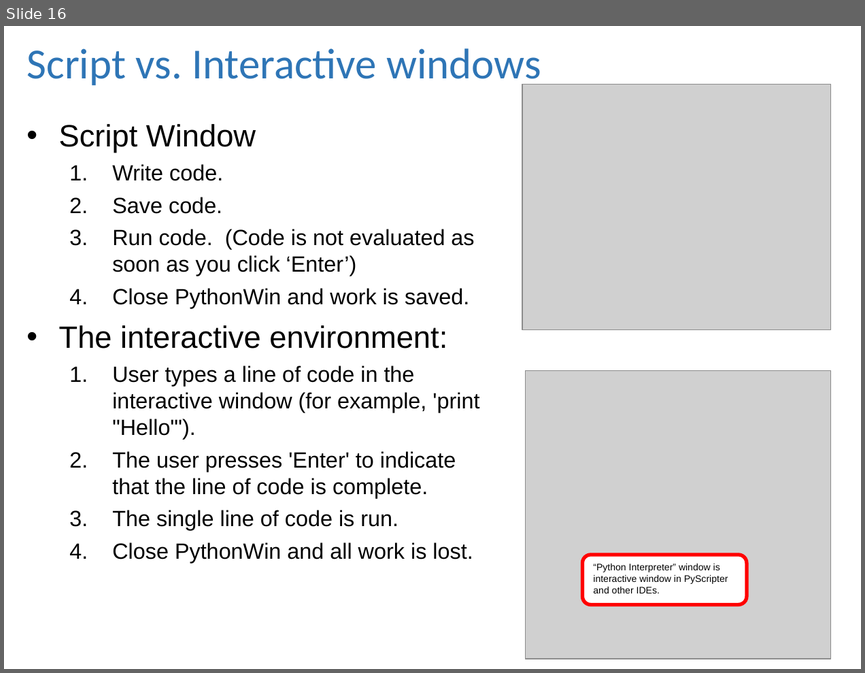
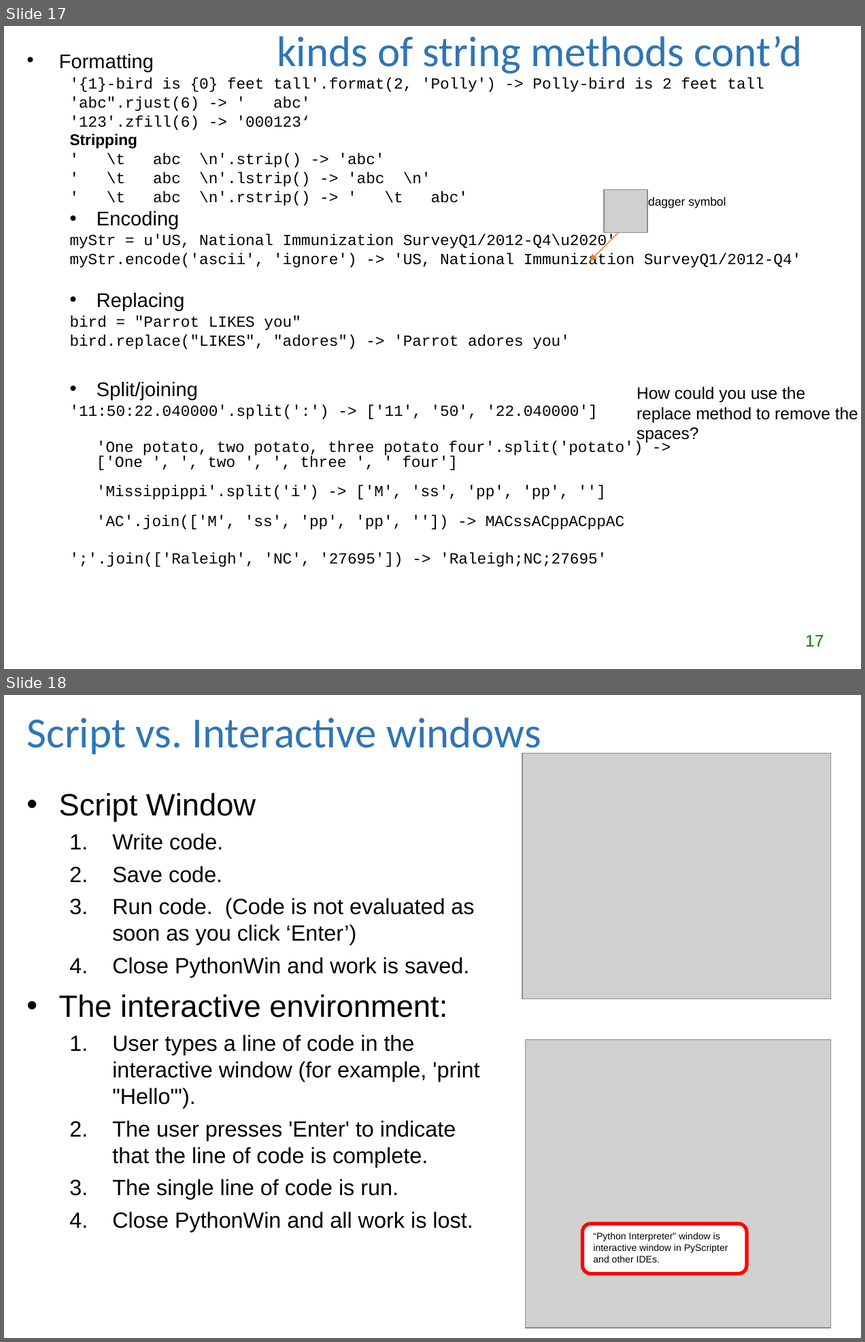
Before and after one commit to lgtateos/gis540, a slide deck: slides/numbers_and_strings.ppt. Shown one above the other, each under a label of ours: slide 16 before the commit, slides 17 and 18 after it. The pictures are 865x673 and 865x1342 pixels, drawn with LibreOffice and Linux fonts; fonts in the diff are those of the drawing; grey boxes stand for pictures. Boxes give left, top, right and bottom in pixels: in the first picture for what was removed or moved away, otherwise in the second. Text is boxed around its words. In the diff, an @@ line names an element or a change of style, - is before the commit and + after.

Commit message:
Additional str methods moved to n0_and_str slides
Also, corrected typo: unary -> unicode.

```diff
--- a/slides/numbers_and_strings.ppt
+++ b/slides/numbers_and_strings.ppt
@@ slide 17 added at bbox=[4, 26, 861, 669], background #FFFFFF @@
@@ title added at bbox=[277, 36, 802, 74], 36 pt, text #2E75B6 @@
+kinds of string methods cont’d
@@ text added at bbox=[59, 54, 802, 567], 12.9 pt, text #000000 @@
+• Formatting
+  '{1}-bird is {0} feet tall'.format(2, 'Polly') -> Polly-bird is 2 feet tall
+  'abc".rjust(6) -> ' abc'
+  '123'.zfill(6) -> '000123‘
+  Stripping
+  ' \t abc \n'.strip() -> 'abc'
+  ' \t abc \n'.lstrip() -> 'abc \n'
+  ' \t abc \n'.rstrip() -> ' \t abc'
+  • Encoding
+  myStr = u'US, National Immunization SurveyQ1/2012-Q4\u2020'
+  myStr.encode('ascii', 'ignore') -> 'US, National Immunization SurveyQ1/2012-Q4'
+  • Replacing
+  bird = "Parrot LIKES you"
+  bird.replace("LIKES", "adores") -> 'Parrot adores you'
+  • Split/joining
+  '11:50:22.040000'.split(':') -> ['11', '50', '22.040000']
+  'One potato, two potato, three potato four'.split('potato') ->
+  ['One ', ', two ', ', three ', ' four']
+  'Missippippi'.split('i') -> ['M', 'ss', 'pp', 'pp', '']
+  'AC'.join(['M', 'ss', 'pp', 'pp', '']) -> MACssACppACppAC
+  ';'.join(['Raleigh', 'NC', '27695']) -> 'Raleigh;NC;27695'
@@ picture added at bbox=[604, 190, 647, 233] @@
@@ text added at bbox=[648, 197, 725, 208], 10 pt, text #000000 @@
+dagger symbol
@@ arrow added from (618, 233) to (589, 261), #EC792B 0.74 pt @@
@@ text added at bbox=[636, 386, 858, 443], 14 pt, text #000000 @@
+How could you use the
+replace method to remove the spaces?
@@ page number added at bbox=[805, 635, 823, 646], 14 pt, text #008000 @@
+17
@@ what was slide 16 is now slide 18 @@
```
Also in this commit, not shown: 2 slides changed, 1 other slide added, 1 other file.
